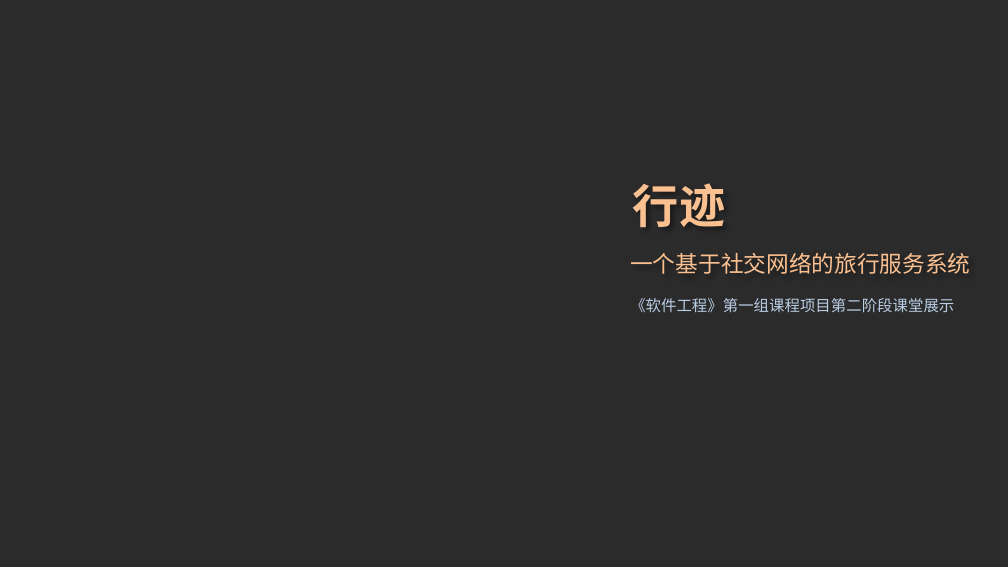
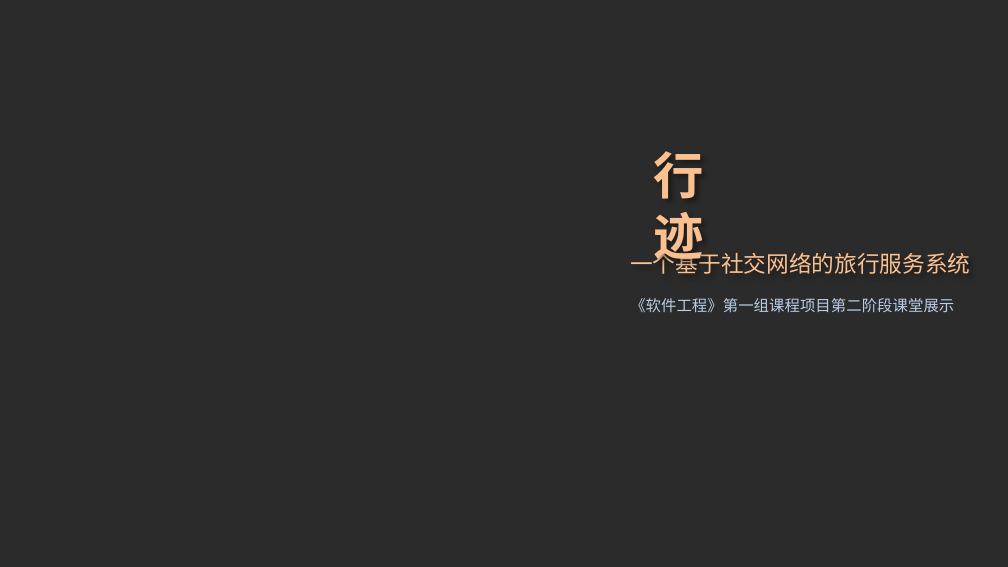
Before and after one commit to skyetim/travel_planning_website, a slide deck: slide 1 of doc/第二阶段课堂展示/第二阶段课堂展示.pptx. Drawn at 1008x567 pixels with LibreOffice and Linux fonts; fonts in the diff are those of the drawing; background and template pictures are left out; a plain dark background stands for a picture behind light text. Boxes give left, top, right and bottom in pixels: in the first picture for what was removed or moved away, otherwise in the second. Text is boxed around its words. In the diff, an @@ line names an element or a change of style, - is before the commit and + after.

```diff
--- a/doc/第二阶段课堂展示/第二阶段课堂展示.pptx
+++ b/doc/第二阶段课堂展示/第二阶段课堂展示.pptx
@@ text "行迹" at (x1=654, y1=151, x2=704, y2=268): size 33 to 36 pt @@
```
Also in this commit, not shown: 7 other slides changed, 3 slides added.
